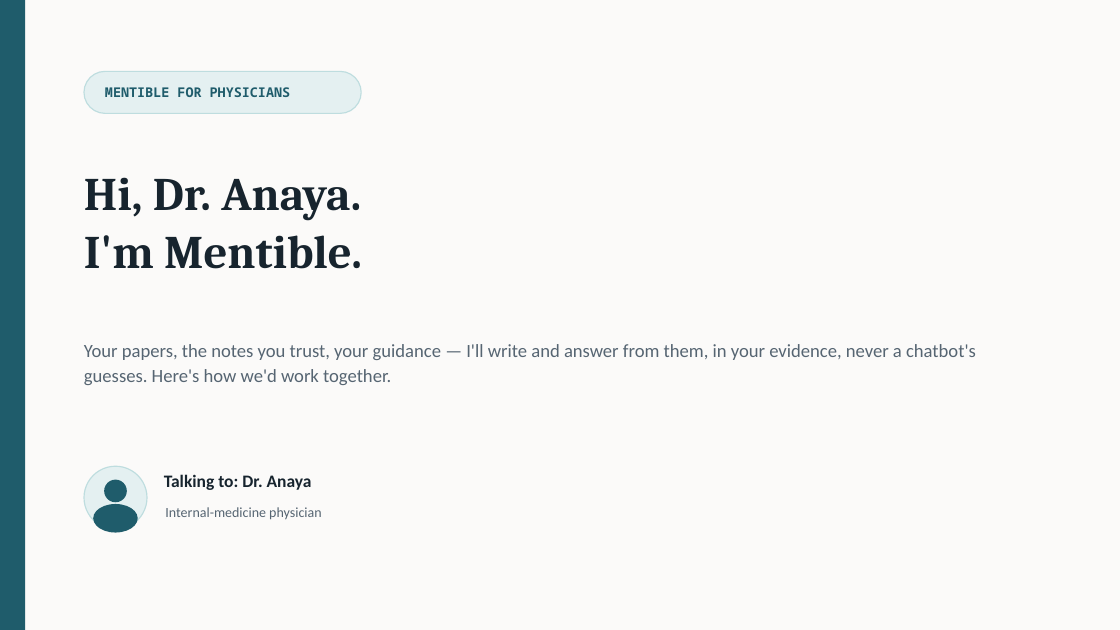
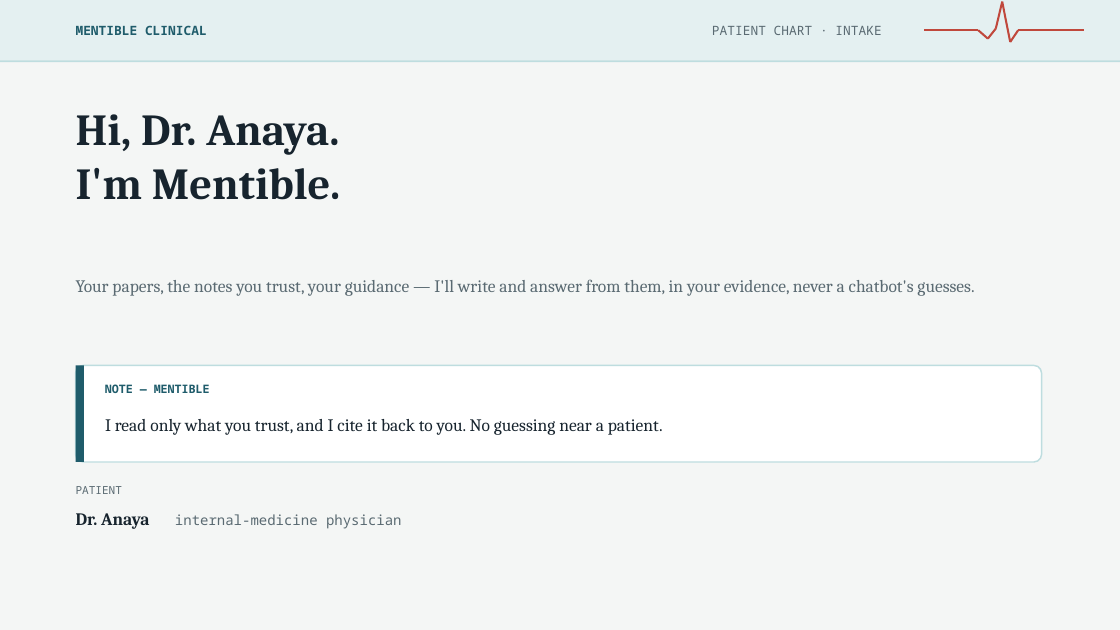
Before and after one commit to wegofwd2020-hub/Mentible, a slide deck: slide 1 of docs/persona-decks/mentible-for-physicians.pptx. Drawn at 1120x630 pixels with LibreOffice and Linux fonts; fonts in the diff are those of the drawing. Boxes give left, top, right and bottom in pixels: in the first picture for what was removed or moved away, otherwise in the second. Text is boxed around its words. In the diff, an @@ line names an element or a change of style, - is before the commit and + after.

```diff
--- a/docs/persona-decks/mentible-for-physicians.pptx
+++ b/docs/persona-decks/mentible-for-physicians.pptx
@@ rectangle at (0, 0, 1120, 630): fill #FBFAF9 to #F4F6F5 @@
@@ rectangle removed at (0, 0, 25, 630) @@
@@ rectangle added at (0, 0, 1120, 60), fill #E4F0F1 @@
@@ text at (76, 25, 207, 35): text changed; size 11.5 to 11 pt @@
-MENTIBLE FOR PHYSICIANS
+MENTIBLE CLINICAL
@@ text added at (712, 26, 881, 35), 11 pt, text #5A6A72 @@
+PATIENT CHART · INTAKE
@@ line added from (988, 39) to (996, 29), #C0483C 1.75 pt @@
@@ line added from (996, 29) to (1002, 2), #C0483C 1.75 pt @@
@@ line added from (1002, 2) to (1011, 42), #C0483C 1.75 pt @@
@@ line added from (924, 30) to (979, 30), #C0483C 1.75 pt @@
@@ line added from (979, 30) to (988, 39), #C0483C 1.75 pt @@
@@ line added from (1011, 42) to (1018, 30), #C0483C 1.75 pt @@
@@ line added from (1018, 30) to (1084, 30), #C0483C 1.75 pt @@
@@ rectangle added at (0, 60, 1120, 62), fill #BEDDDF @@
@@ rounded rectangle removed at (84, 71, 361, 113) @@
@@ text "Hi, Dr. Anaya. I'm Mentible.": place and size @@
-text "Hi, Dr. Anaya. I'm Mentible." at (84, 177, 362, 269)
+text "Hi, Dr. Anaya. I'm Mentible." at (76, 114, 340, 200)
@@ text "Hi, Dr. Anaya. I'm Mentible." at (76, 114, 340, 200): size 40 to 38 pt; line spacing 1.03 to 1.02 @@
@@ text at (76, 279, 974, 296): text changed; size 16 to 15 pt; font Calibri to Cambria; text colour #566572 to #5A6A72 @@
-Your papers, the notes you trust, your guidance — I'll write and answer from them, in your evidence, never a chatbot's guesses. Here's how we'd work together.
+Your papers, the notes you trust, your guidance — I'll write and answer from them, in your evidence, never a chatbot's guesses.
@@ rounded rectangle added at (76, 365, 1042, 462), fill #FFFFFF, outline #BEDDDF 1.25 pt @@
@@ rectangle added at (76, 365, 84, 462), fill #1F5C6B @@
@@ text added at (105, 384, 210, 393), 10 pt, text #1F5C6B, bold @@
+NOTE — MENTIBLE
@@ text added at (105, 419, 663, 435), 15 pt, text #17242E @@
+I read only what you trust, and I cite it back to you. No guessing near a patient.
@@ ellipse removed at (84, 466, 147, 529) @@
@@ text removed at (164, 474, 312, 490) @@
-Talking to: Dr. Anaya
@@ text added at (76, 486, 122, 494), 9.5 pt, text #5A6A72 @@
+PATIENT
@@ ellipse removed at (93, 504, 138, 533) @@
@@ ellipse removed at (104, 480, 127, 502) @@
@@ text at (76, 513, 402, 529): text changed; font Calibri to Noto Sans Mono; text colour #566572 to #5A6A72 @@
-Internal-medicine physician
+Dr. Anaya internal-medicine physician
```
Also in this commit, not shown: 7 other slides changed, 4 other files.
